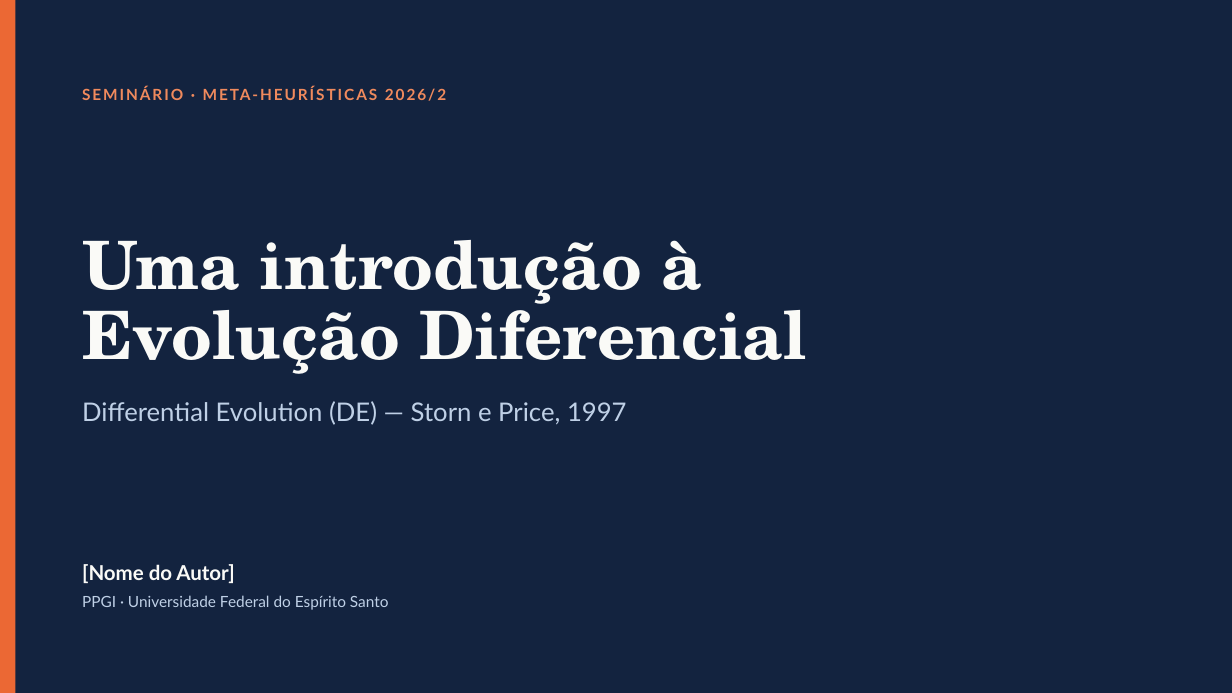
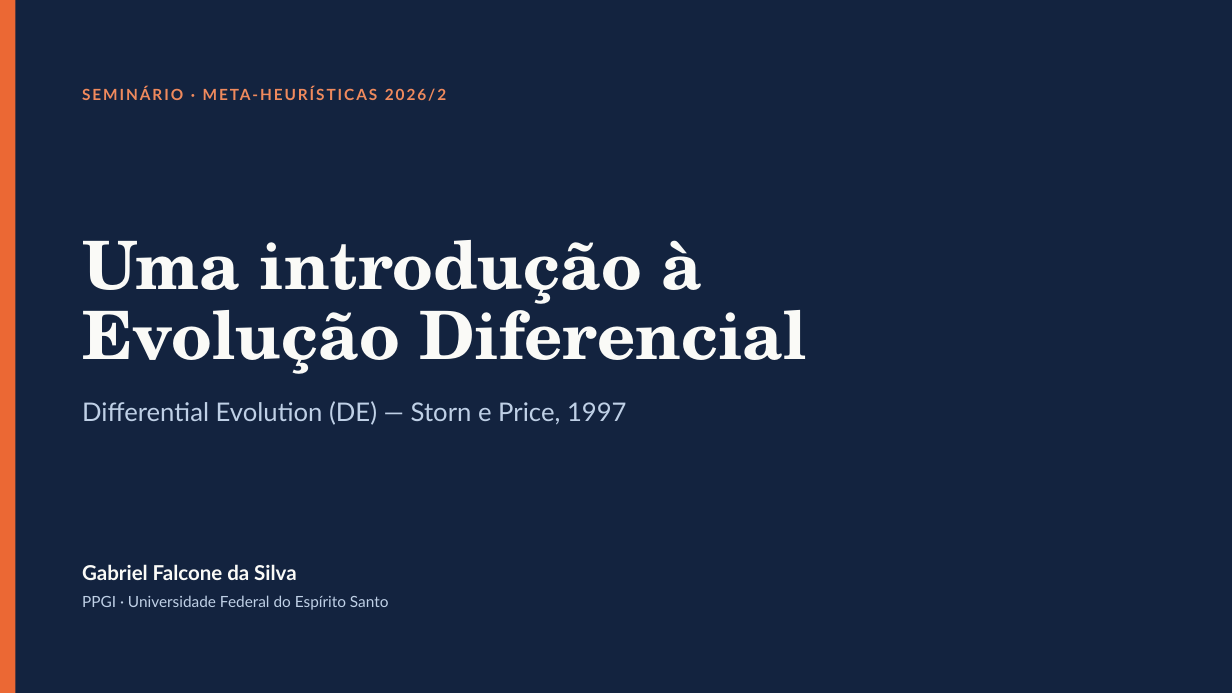
Before and after one commit to falconeee/opt-meta-heuristicas, a slide deck: slide 1 of Seminario/slides/Uma_introducao_a_Evolucao_Diferencial.pptx. Drawn at 1232x693 pixels with LibreOffice and Linux fonts; fonts in the diff are those of the drawing. Boxes give left, top, right and bottom in pixels: in the first picture for what was removed or moved away, otherwise in the second. Text is boxed around its words. In the diff, an @@ line names an element or a change of style, - is before the commit and + after.

```diff
--- a/Seminario/slides/Uma_introducao_a_Evolucao_Diferencial.pptx
+++ b/Seminario/slides/Uma_introducao_a_Evolucao_Diferencial.pptx
@@ text at (82,564,296,580): text changed @@
-[Nome do Autor]
+Gabriel Falcone da Silva
```
Also in this commit, not shown: 13 other slides changed, 1 slide added, 4 slides removed, 19 other files.
